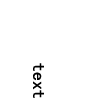
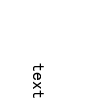
Before/after of a 100×100 layered artwork. What changed in the layer stack:
painted on "text" over [33, 63, 44, 98]
